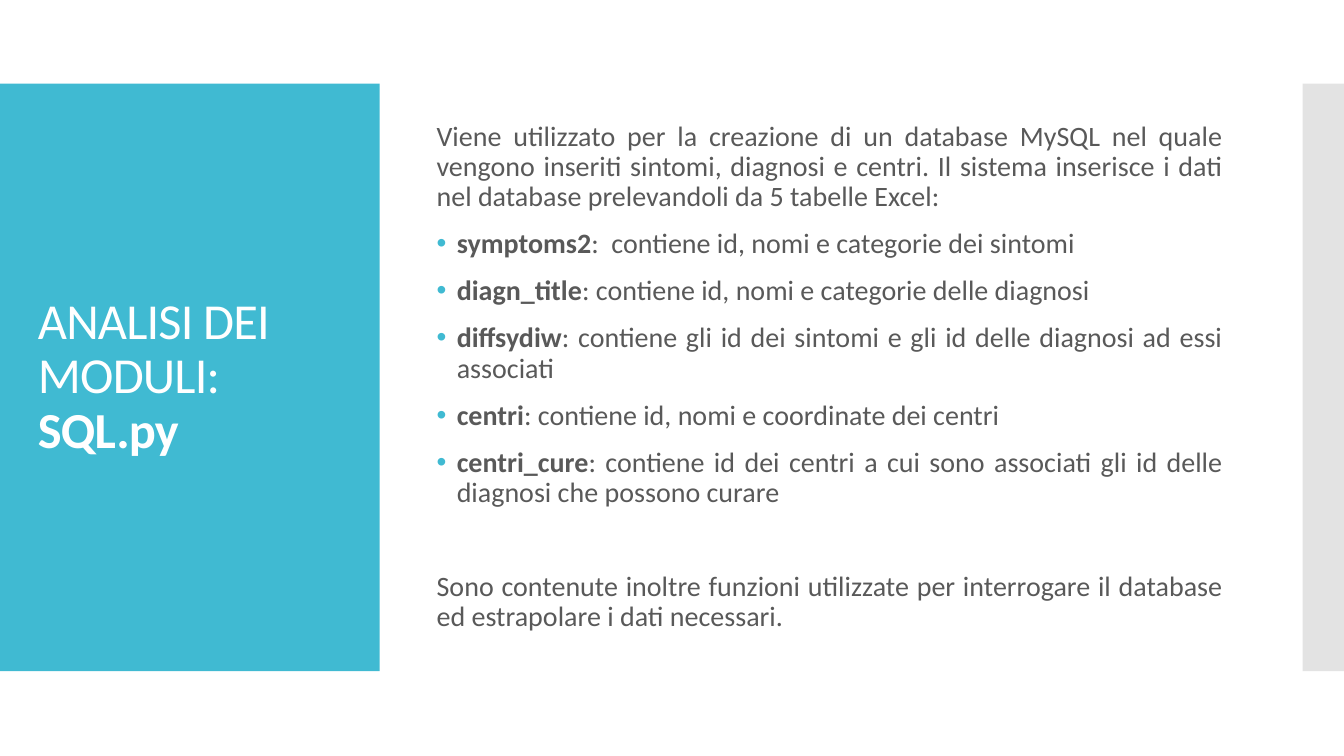
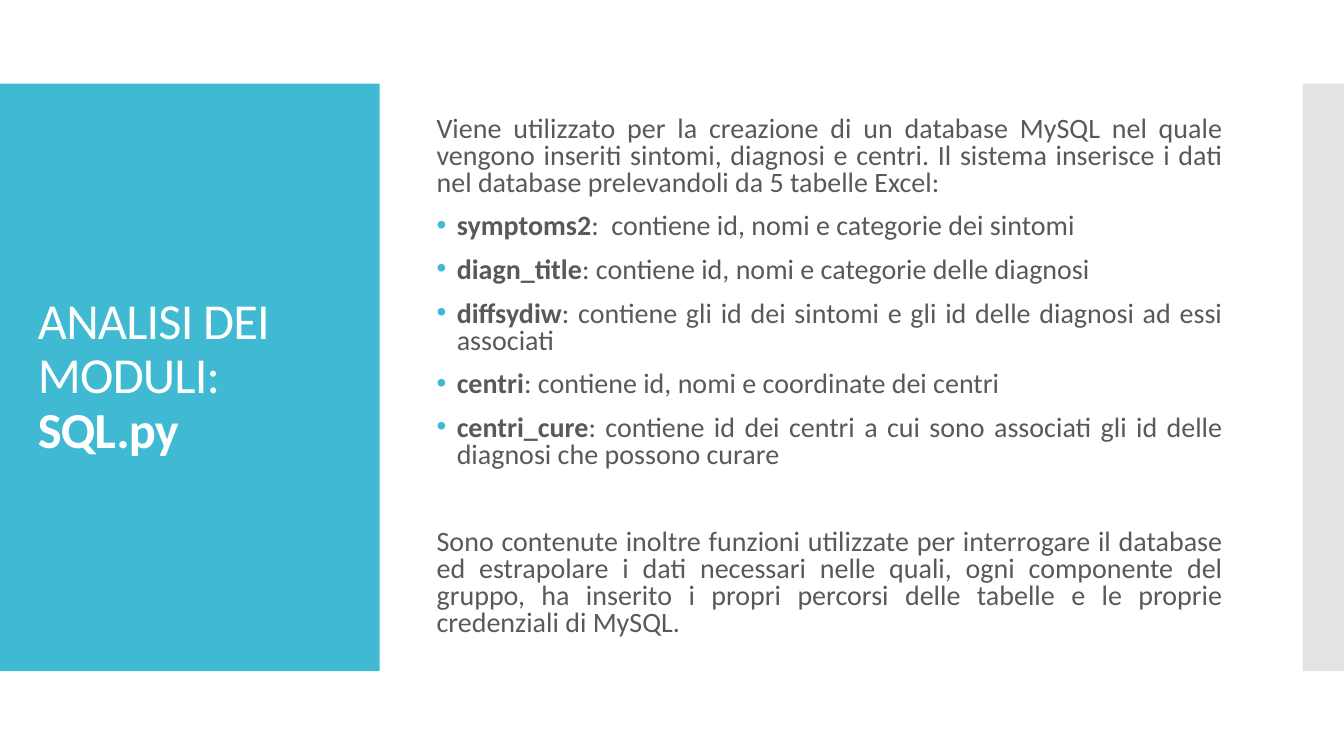
Before and after one commit to FrancescoCel/I, a slide deck: slide 5 of Presentazione/Progetto ICon.pptx (slide 4 before the commit). Drawn at 1344x756 pixels with LibreOffice and Linux fonts; fonts in the diff are those of the drawing. Boxes give left, top, right and bottom in pixels: in the first picture for what was removed or moved away, otherwise in the second. Text is boxed around its words. In the diff, an @@ line names an element or a change of style, - is before the commit and + after.

```diff
--- a/Presentazione/Progetto ICon.pptx
+++ b/Presentazione/Progetto ICon.pptx
@@ text at box(437, 118, 1222, 469): line spacing 0.9 to 0.8 @@
@@ text at box(437, 531, 1222, 637): text changed @@
-Sono contenute inoltre funzioni utilizzate per interrogare il database ed estrapolare i dati necessari.
+Sono contenute inoltre funzioni utilizzate per interrogare il database ed estrapolare i dati necessari nelle quali, ogni componente del gruppo, ha inserito i propri percorsi delle tabelle e le proprie credenziali di MySQL.
```
Also in this commit, not shown: 1 other slide changed, 1 slide added.
